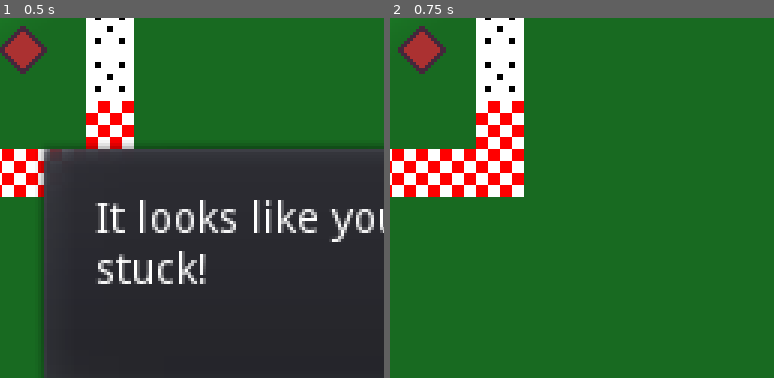
Above: before the commit, frames 1-2 (left to right).
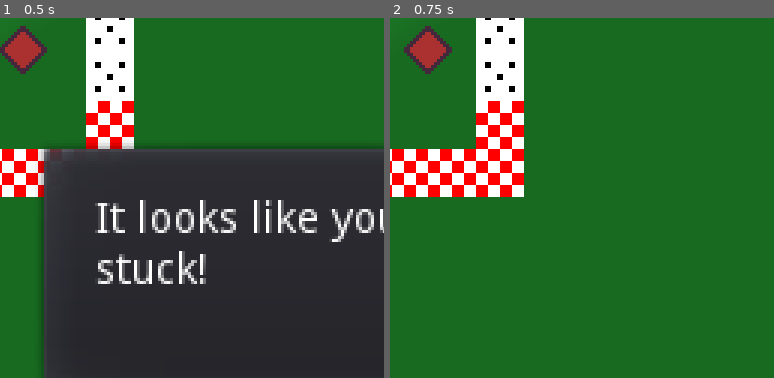
Above: after the commit, the same moments.

Repository: jonathandavidlewis/pair-programming-jam-00
Game: Godot game, scene res://src/Level000.tscn
Two runs of this game, one before a commit and one after it. Both use one fixed random seed, a clock stepped at 60 frames per second and the inputs below. Sound files missing from this copy of the repository are replaced by a short silence.
Inputs:
- Up to frame 1 (0.5 s): no input
- Up to frame 2 (0.75 s): tap Enter (ui_accept) at 0.5 s; hold Right (ui_right) from 0.53 s (still down)
The pictures show only the part of the screen within x 14-64%, y 15-65%; the shares and areas given below are measured in that part.

Frame 1 is identical in both runs. In frame 2, 0.7% of the frame differs, in the area x 2-17%, y 2-16%.

Commit message:
add dash pickup

Diff:
--- /dev/null
+++ b/project/src/DashPickup.gd
@@ -0,0 +1,5 @@
+extends Node2D
+
+func _on_Area2D_body_entered(body:Node) -> void:
+	if body.is_in_group("Player"):
+		queue_free()
--- /dev/null
+++ b/project/src/DashPickup.tscn
@@ -0,0 +1,18 @@
+[gd_scene load_steps=4 format=2]
+
+[ext_resource path="res://asset/cherries.png" type="Texture" id=1]
+[ext_resource path="res://src/DashPickup.gd" type="Script" id=2]
+
+[sub_resource type="RectangleShape2D" id=1]
+extents = Vector2( 4, 4 )
+
+[node name="DashPickup" type="Area2D" groups=["Pickup"]]
+script = ExtResource( 2 )
+
+[node name="CollisionShape2D" type="CollisionShape2D" parent="."]
+shape = SubResource( 1 )
+
+[node name="Sprite" type="Sprite" parent="."]
+texture = ExtResource( 1 )
+
+[connection signal="body_entered" from="." to="." method="_on_Area2D_body_entered"]
--- a/project/src/Level005.tscn
+++ b/project/src/Level005.tscn
@@ -1,6 +1,6 @@
 [gd_scene load_steps=6 format=2]
 
-[ext_resource path="res://asset/cherries.png" type="Texture" id=1]
+[ext_resource path="res://src/DashPickup.tscn" type="PackedScene" id=1]
 [ext_resource path="res://asset/wall-texture.png" type="Texture" id=2]
 [ext_resource path="res://src/Level.tscn" type="PackedScene" id=3]
 
@@ -39,10 +39,9 @@
 [node name="Holes" parent="." index="3"]
 tile_data = PoolIntArray( 458752, 0, 0, 458753, 0, 0, 458754, 0, 0, 458755, 0, 0, 458756, 0, 0, 458757, 0, 0, 458758, 0, 0, 458759, 0, 0, 458760, 0, 0, 458761, 0, 0, 458762, 0, 0, 458763, 0, 0, 458764, 0, 0, 458765, 0, 0, 458766, 0, 0, 458767, 0, 0 )
 
-[node name="Sprite" type="Sprite" parent="." index="4"]
-position = Vector2( 128, 64 )
-texture = ExtResource( 1 )
-
-[node name="Walls" parent="." index="6"]
+[node name="Walls" parent="." index="5"]
 tile_set = SubResource( 4 )
 tile_data = PoolIntArray( -1, 0, 0, -65536, 0, 0, -65535, 0, 0, -65534, 0, 0, -65533, 0, 0, -65532, 0, 0, -65531, 0, 0, …(1018 unchanged characters)…
+
+[node name="DashPickup" parent="." index="7" instance=ExtResource( 1 )]
+position = Vector2( 128, 72 )
--- a/project/src/PlayerChar.gd
+++ b/project/src/PlayerChar.gd
@@ -9,7 +9,7 @@
 
 var velocity := Vector2()
 var can_move := true
-var dash_timeout := false
+var dash_timeout := true
 var dashing := false
 
 onready var DEATH_HIT_BOX = $Area2D/CollisionPolygon2D
@@ -34,6 +34,10 @@
 func _on_Area2D_area_entered(area:Area2D) -> void:
 	if area.is_in_group("Death"):
 		die()
+
+	if area.is_in_group("Pickup") and area.name == "DashPickup":
+		enable_dash()
+		print("dash enabled")
 
 func get_input_abilities() -> String:
 	if Input.is_action_just_pressed("ui_accept"):
@@ -88,12 +92,12 @@
 func set_dash_timeout(time: float) -> void:
 	var dash_timer = Timer.new()
 	dash_timer.wait_time = time
-	dash_timer.connect("timeout", self, "enable_dashing")
+	dash_timer.connect("timeout", self, "enable_dash")
 	dash_timer.one_shot = true
 	add_child(dash_timer)
 	dash_timer.start()
 
-func enable_dashing() -> void:
+func enable_dash() -> void:
 	dash_timeout = false
 
 func die() -> void:
Binary file changed: project/asset/cherries.png
Not shown, changed: asset-sources/cherries.pxo
